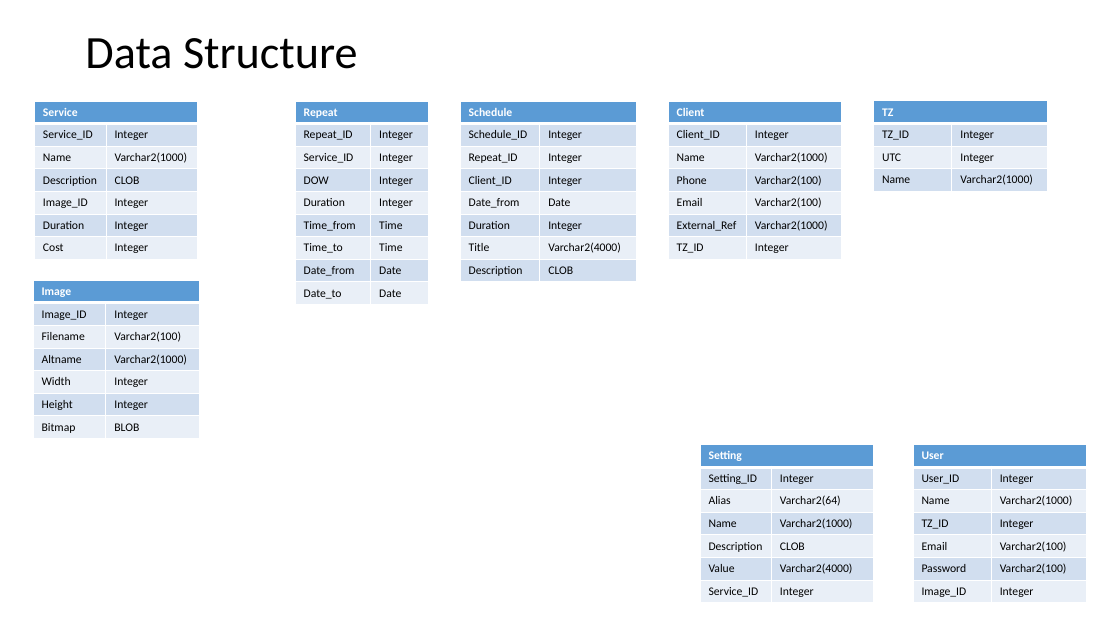
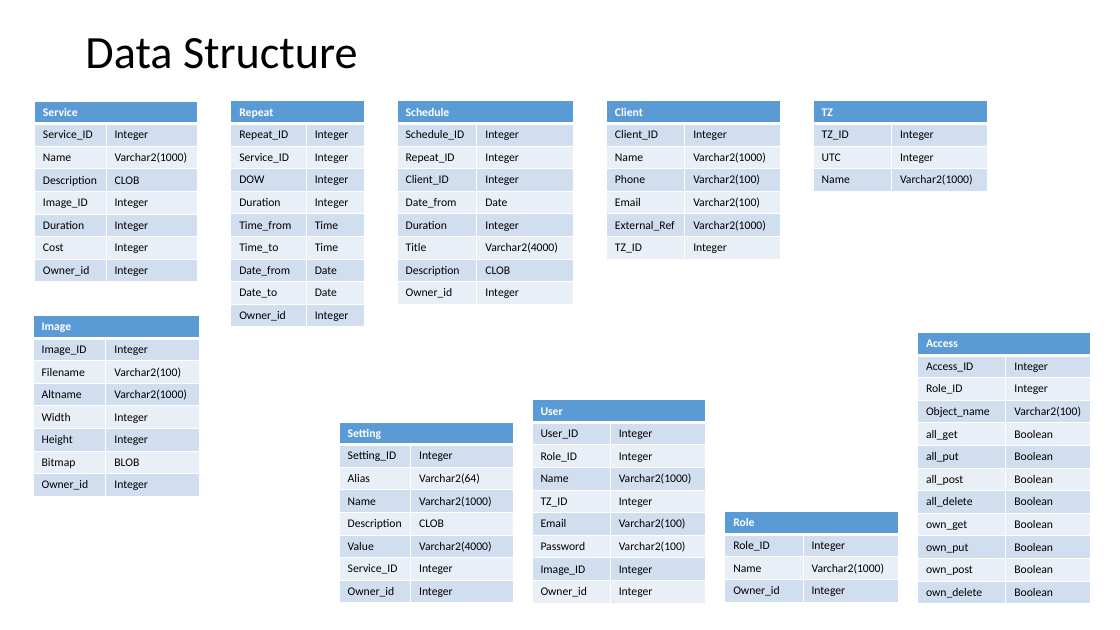
Before and after one commit to grigory-lobkov/timerec, a slide deck: slide 2 of src/doc/TimeRec.pptx. Drawn at 1120x630 pixels with LibreOffice and Linux fonts; fonts in the diff are those of the drawing. Boxes give left, top, right and bottom in pixels: in the first picture for what was removed or moved away, otherwise in the second. Text is boxed around its words. In the diff, an @@ line names an element or a change of style, - is before the commit and + after.

```diff
--- a/src/doc/TimeRec.pptx
+++ b/src/doc/TimeRec.pptx
@@ table at bbox=[34, 101, 197, 280] @@
+row 8: Owner_id | Integer
@@ table at bbox=[231, 101, 365, 325] @@
+row 10: Owner_id | Integer
@@ table: place and size @@
-table at bbox=[295, 101, 429, 303]
+table at bbox=[231, 101, 365, 325]
@@ table at bbox=[397, 101, 574, 302] @@
+row 9: Owner_id | Integer
@@ table: place and size @@
-table at bbox=[460, 101, 637, 280]
+table at bbox=[397, 101, 574, 302]
@@ table: place and size @@
-table at bbox=[669, 101, 843, 258]
+table at bbox=[607, 101, 781, 258]
@@ table: place and size @@
-table at bbox=[874, 101, 1048, 191]
+table at bbox=[813, 101, 987, 191]
@@ table at bbox=[34, 316, 200, 495] @@
+row 8: Owner_id | Integer
@@ table: place and size @@
-table at bbox=[34, 281, 200, 438]
+table at bbox=[34, 316, 200, 495]
@@ table added at bbox=[918, 333, 1091, 602], 12 rows, 2 columns @@
+Access | 
+Access_ID | Integer
+Role_ID | Integer
+Object_name | Varchar2(100)
+all_get | Boolean
+all_put | Boolean
+all_post | Boolean
+all_delete | Boolean
+own_get | Boolean
+own_put | Boolean
+own_post | Boolean
+own_delete | Boolean
@@ table at bbox=[532, 400, 706, 602] @@
+row 3: Role_ID | Integer
+row 9: Owner_id | Integer
@@ table: place and size @@
-table at bbox=[913, 444, 1087, 602]
+table at bbox=[532, 400, 706, 602]
@@ table at bbox=[339, 423, 513, 602] @@
+row 8: Owner_id | Integer
@@ table: place and size @@
-table at bbox=[701, 444, 875, 602]
+table at bbox=[339, 423, 513, 602]
@@ table added at bbox=[725, 512, 899, 602], 4 rows, 2 columns @@
+Role | 
+Role_ID | Integer
+Name | Varchar2(1000)
+Owner_id | Integer
```
Also in this commit, not shown: 9 other files.
